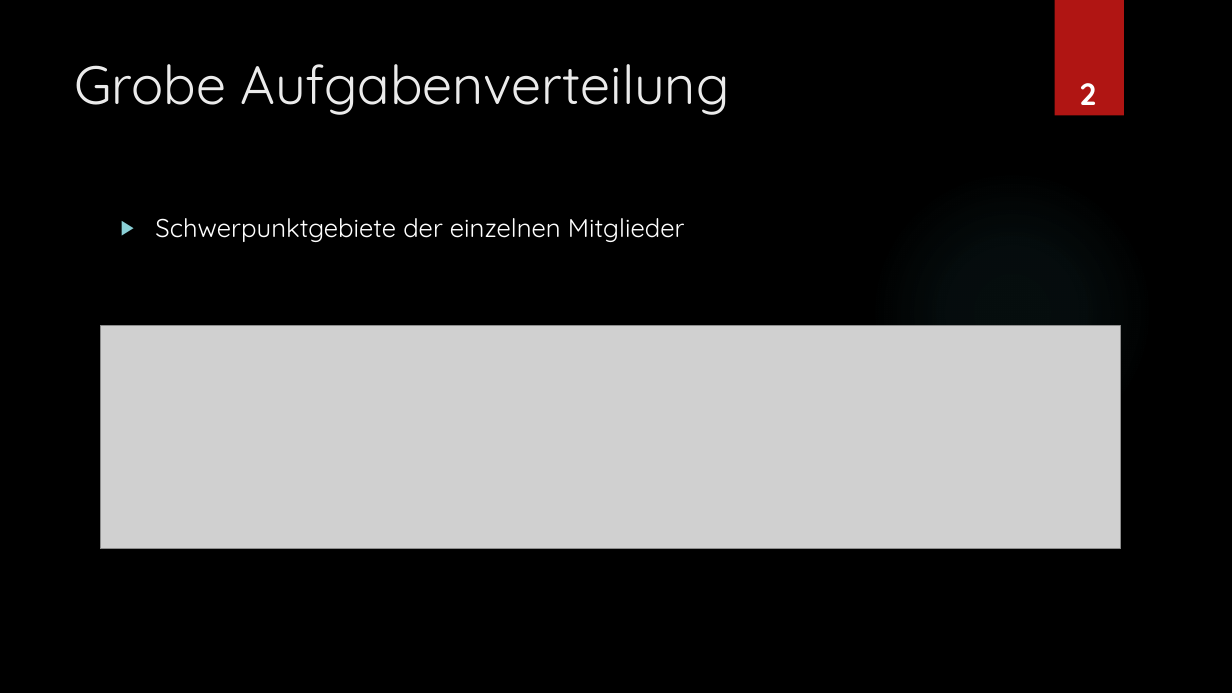
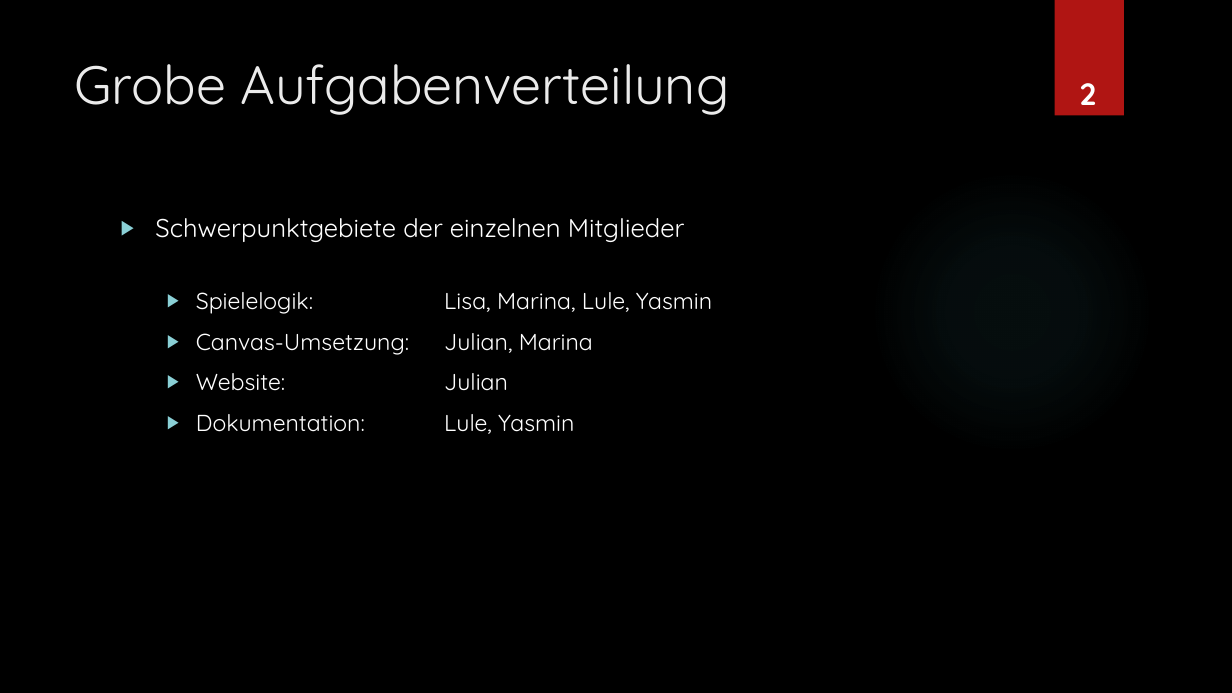
Before and after one commit to JulianCatnip/5nake, a slide deck: slide 5 of orga/PrasiSNEK.pptx. Drawn at 1232x693 pixels with LibreOffice and Linux fonts; fonts in the diff are those of the drawing; grey boxes stand for pictures; background and template pictures are left out. Boxes give left, top, right and bottom in pixels: in the first picture for what was removed or moved away, otherwise in the second. Text is boxed around its words. In the diff, an @@ line names an element or a change of style, - is before the commit and + after.

```diff
--- a/orga/PrasiSNEK.pptx
+++ b/orga/PrasiSNEK.pptx
@@ text at bbox=[196, 292, 712, 434]: paragraphs added @@
+  ▶ Spielelogik: Lisa, Marina, Lule, Yasmin
+  ▶ Canvas-Umsetzung: Julian, Marina
+  ▶ Website: Julian
+  ▶ Dokumentation: Lule, Yasmin
@@ picture removed at bbox=[100, 325, 1120, 549] @@
```
Also in this commit, not shown: 1 other slide changed.
